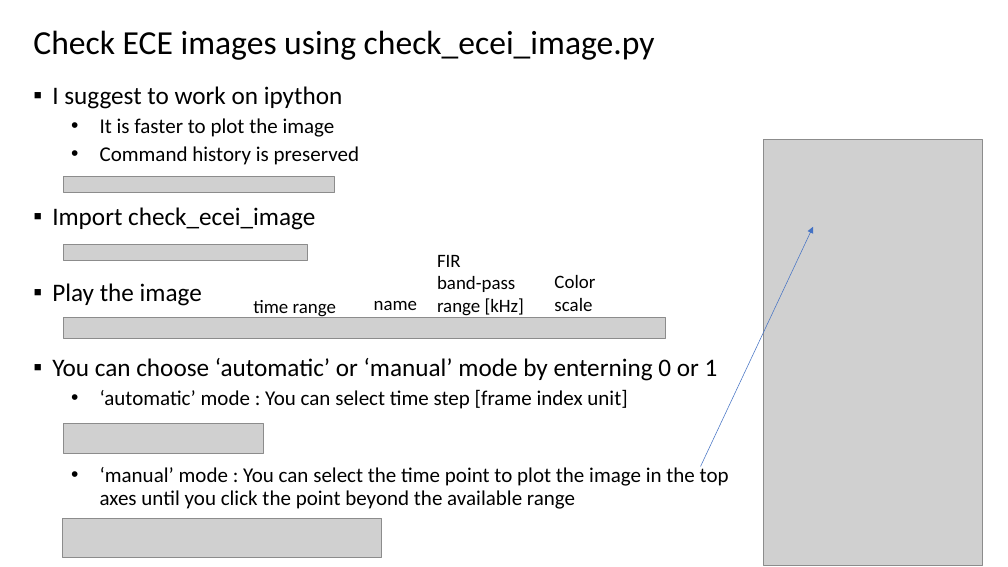
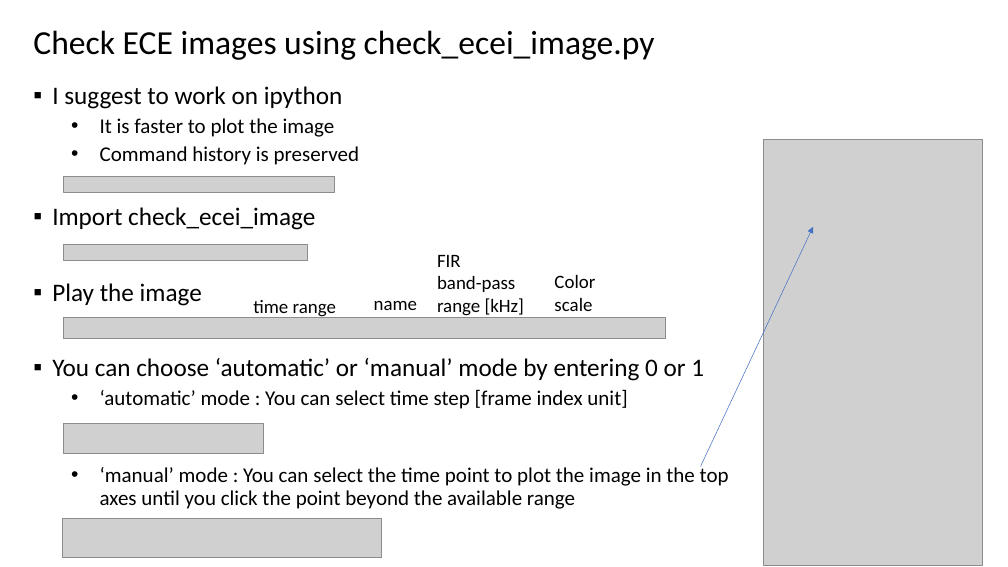
Before and after one commit to minjunJchoi/fluctana, a slide deck: slide 3 of docs/how_to_make_ecei_image_using_fluctana.pptx. Drawn at 1008x567 pixels with LibreOffice and Linux fonts; fonts in the diff are those of the drawing; grey boxes stand for pictures. Boxes give left, top, right and bottom in pixels: in the first picture for what was removed or moved away, otherwise in the second. Text is boxed around its words. In the diff, an @@ line names an element or a change of style, - is before the commit and + after.

Commit message:
typo

```diff
--- a/docs/how_to_make_ecei_image_using_fluctana.pptx
+++ b/docs/how_to_make_ecei_image_using_fluctana.pptx
@@ text at [52,358,704,381]: text changed @@
-▪ You can choose ‘automatic’ or ‘manual’ mode by enterning 0 or 1
+▪ You can choose ‘automatic’ or ‘manual’ mode by entering 0 or 1
```
